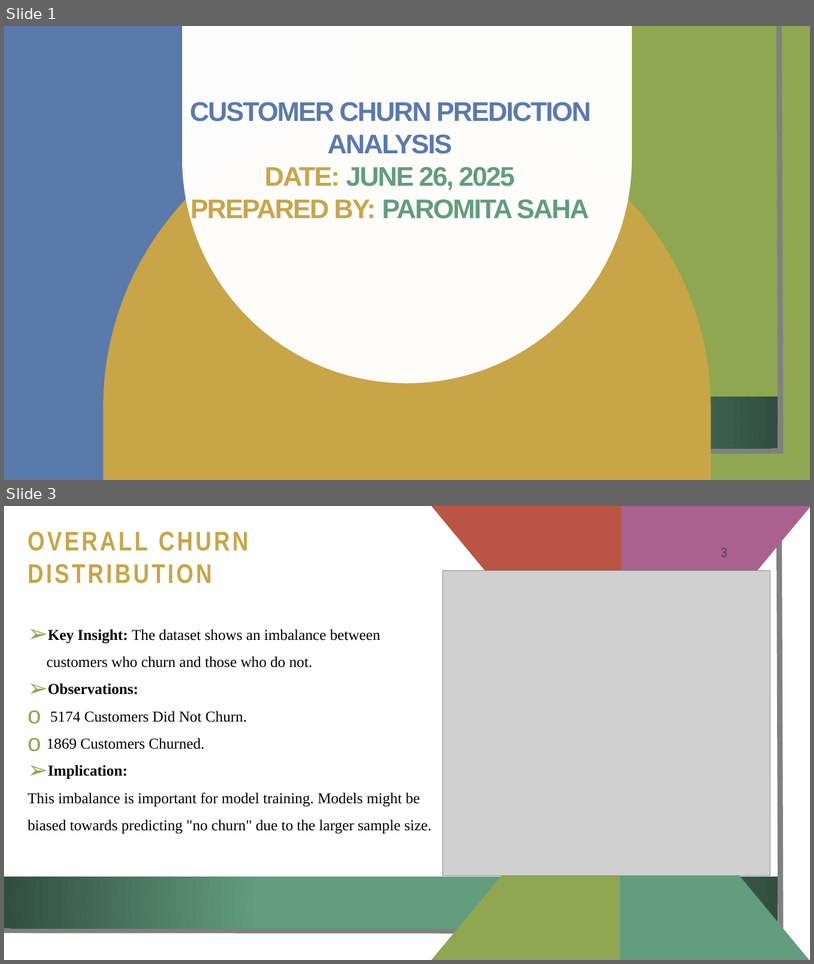
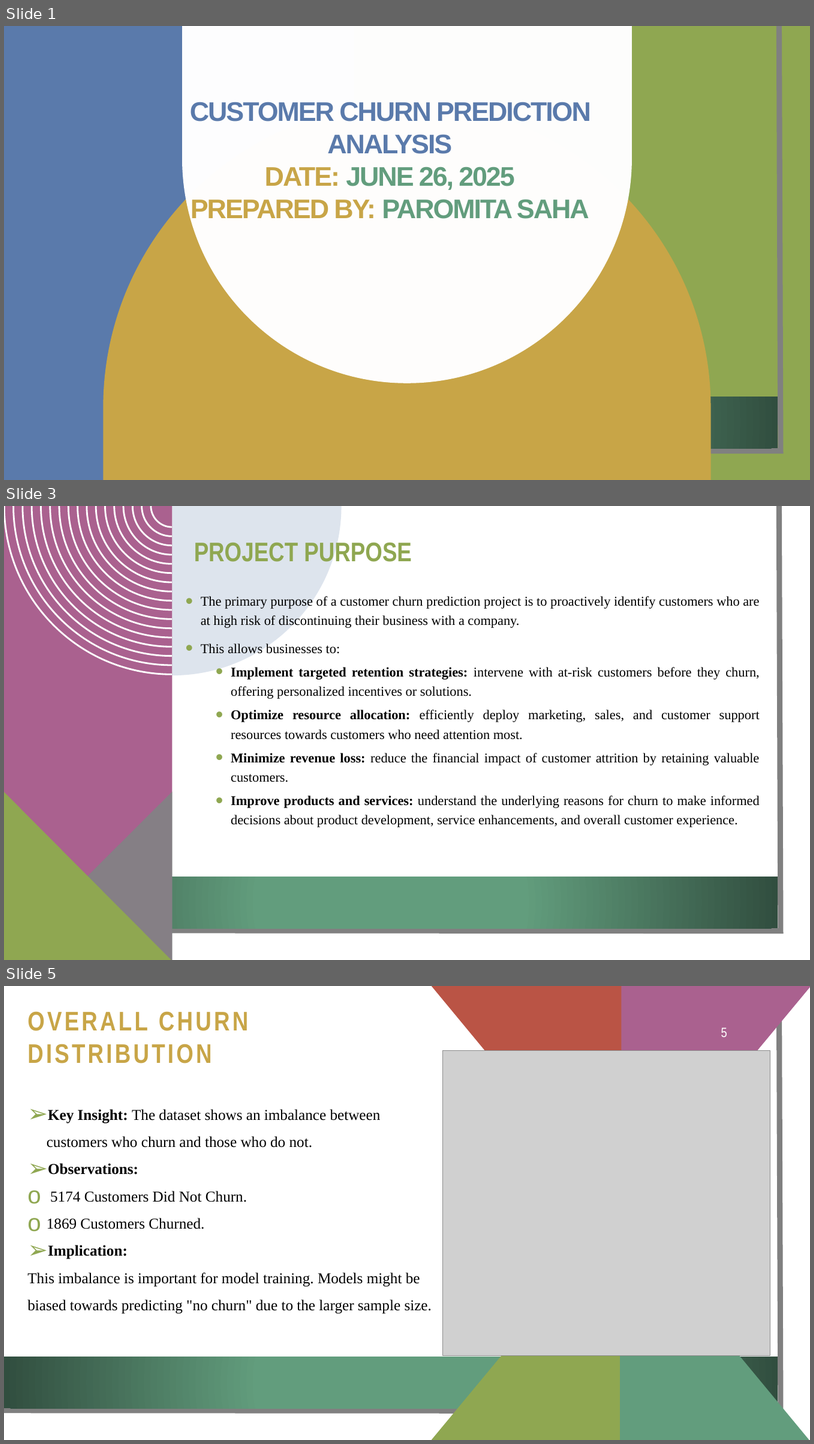
Before and after one commit to Paromita23/InLighn_Tech_Internship, a slide deck: Customer Churn Prediction/Solution/Customer Churn Prediction Analysis.pptx. Shown one above the other, each under a label of ours: slides 1 and 3 before the commit, slides 1, 3 and 5 after it; the slides between them are not shown. The pictures are 814x964 and 814x1444 pixels, drawn with LibreOffice and Linux fonts; fonts in the diff are those of the drawing; grey boxes stand for pictures; background and template pictures are left out. Boxes give left, top, right and bottom in pixels: in the first picture for what was removed or moved away, otherwise in the second. Text is boxed around its words. In the diff, an @@ line names an element or a change of style, - is before the commit and + after.

```diff
--- a/Customer Churn Prediction/Solution/Customer Churn Prediction Analysis.pptx
+++ b/Customer Churn Prediction/Solution/Customer Churn Prediction Analysis.pptx
@@ slide 3 added at (x1=4, y1=506, x2=810, y2=960), background picture (left out); not listed: 3 template elements that a slide beside it also shows @@
@@ freeform shape added at (x1=4, y1=506, x2=172, y2=960), fill #AA618F @@
@@ freeform shape added at (x1=4, y1=506, x2=172, y2=675), fill #FFFFFF @@
@@ freeform shape added at (x1=172, y1=506, x2=342, y2=675), fill #BDCADD at 50% opacity @@
@@ title added at (x1=194, y1=542, x2=412, y2=562), 32 pt, text #8FA751, bold @@
+PROJECT PURPOSE
@@ text added at (x1=201, y1=596, x2=760, y2=827), 16 pt, text #000000 @@
+• The primary purpose of a customer churn prediction project is to proactively identify customers who are at high risk of discontinuing their business with a company.
+• This allows businesses to:
+  • Implement targeted retention strategies: intervene with at-risk customers before they churn, offering personalized incentives or solutions.
+  • Optimize resource allocation: efficiently deploy marketing, sales, and customer support resources towards customers who need attention most.
+  • Minimize revenue loss: reduce the financial impact of customer attrition by retaining valuable customers.
+  • Improve products and services: understand the underlying reasons for churn to make informed decisions about product development, service enhancements, and overall customer experience.
@@ freeform shape added at (x1=4, y1=791, x2=173, y2=960), fill #629D7D at 50% opacity @@
@@ freeform shape added at (x1=4, y1=791, x2=172, y2=960), fill #8FA751 @@
@@ what was slide 3 is now slide 5 @@
@@ page number at (x1=722, y1=1027, x2=728, y2=1037): text changed; text colour #314E3E to #FFFFFF @@
-3
+5
```
Also in this commit, not shown: 8 slides changed, 1 other slide added.
